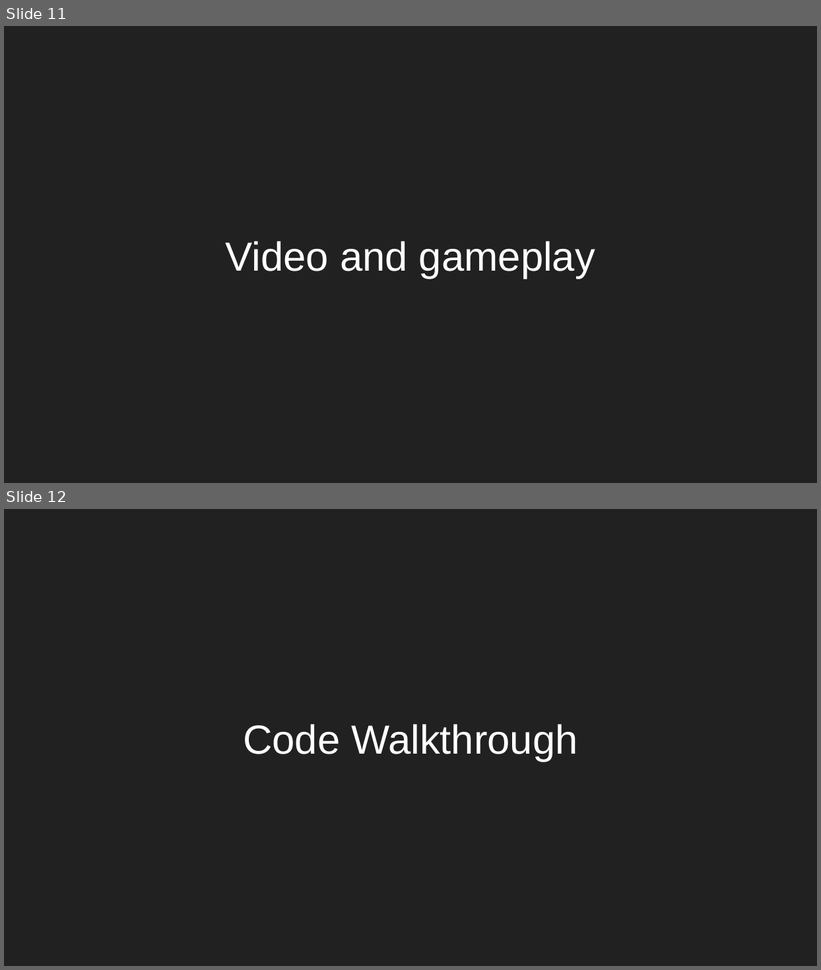
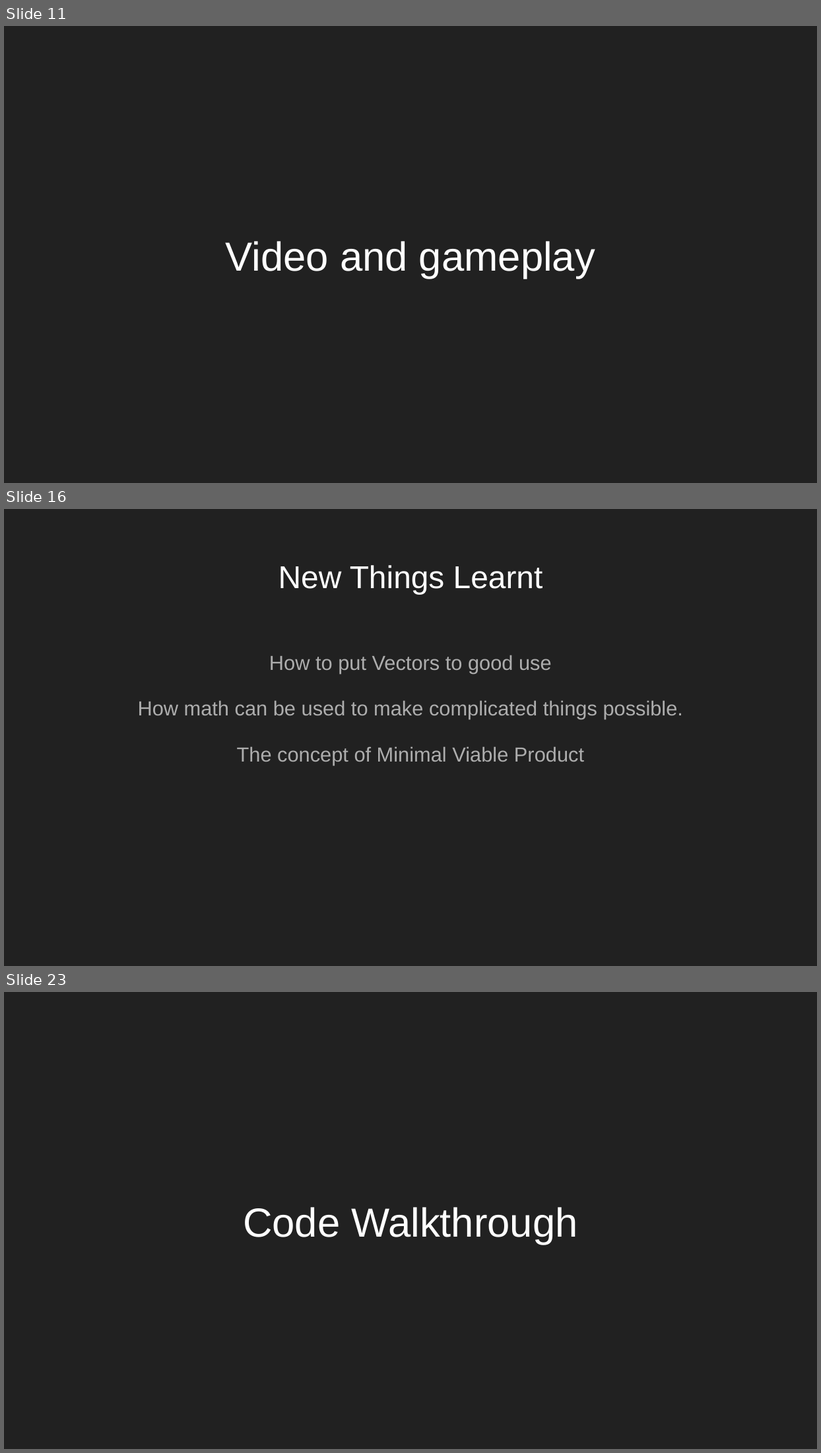
Before and after one commit to BuddhaProgram/SP2-PDEntertainment, a slide deck: ComGraphics/SP2 presentation.pptx. Shown one above the other, each under a label of ours: slides 11 and 12 before the commit, slides 11, 16 and 23 after it; the slides between them are not shown. The pictures are 821x970 and 821x1453 pixels, drawn with LibreOffice and Linux fonts; fonts in the diff are those of the drawing. Boxes give left, top, right and bottom in pixels: in the first picture for what was removed or moved away, otherwise in the second. Text is boxed around its words. In the diff, an @@ line names an element or a change of style, - is before the commit and + after.

```diff
--- a/ComGraphics/SP2 presentation.pptx
+++ b/ComGraphics/SP2 presentation.pptx
@@ slide 16 added at (x1=4, y1=509, x2=817, y2=966), background #212121 @@
@@ title added at (x1=279, y1=565, x2=543, y2=594), 28 pt, text #FFFFFF @@
+New Things Learnt
@@ text added at (x1=138, y1=655, x2=683, y2=766), 18 pt, text #ADADAD @@
+How to put Vectors to good use
+How math can be used to make complicated things possible.
+The concept of Minimal Viable Product
@@ what was slide 12 is now slide 23 @@
```
Also in this commit, not shown: 12 other slides added.
